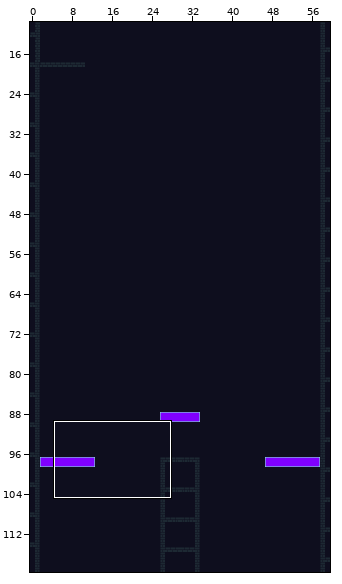
Tiled map, stored at assets/tiles_NEW/tilemap.tmx. Above, an overview of the earlier version with the close-up marked.
Close-up. First the earlier version:
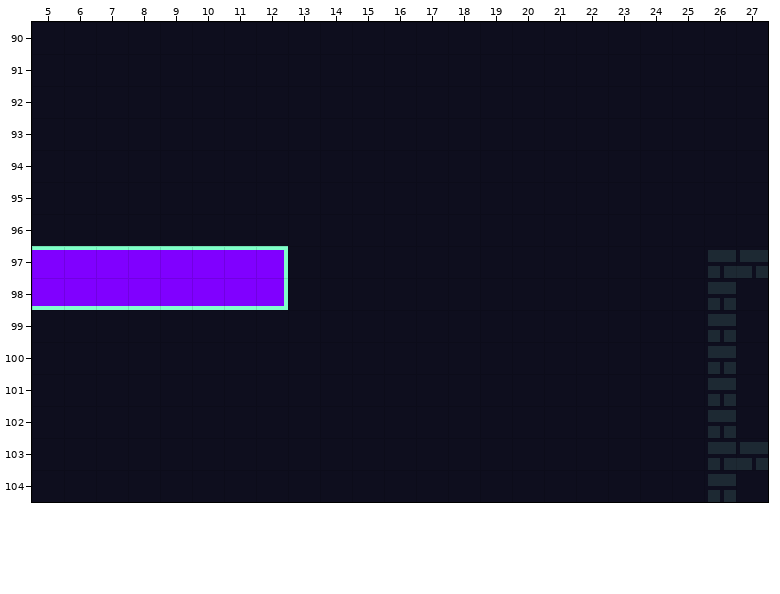
Cells are 8x8 px. Shown: x 5..27, y 90..104. The commit also changed other parts of the map, which this record leaves out.
And afterwards:
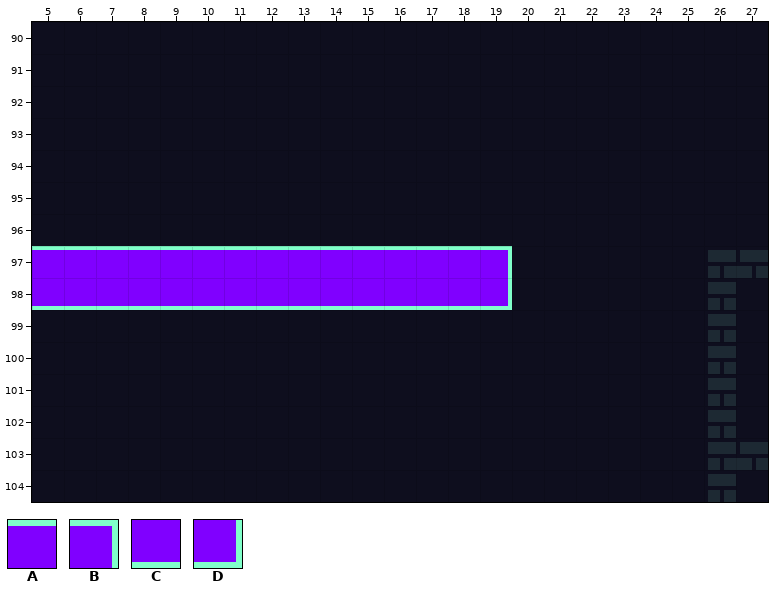
Key: from "tileset": A 287, B 289, C 351, D 353.
_ is an empty cell.
Difference:
{"where": "layer \"Blue\""}
{"y":97,"x":12,"old":"B_______","new":"AAAAAAAB"}
{"y":98,"x":12,"old":"D_______","new":"CCCCCCCD"}
{"label":"changed","picture_box":[284,246,512,310]}
